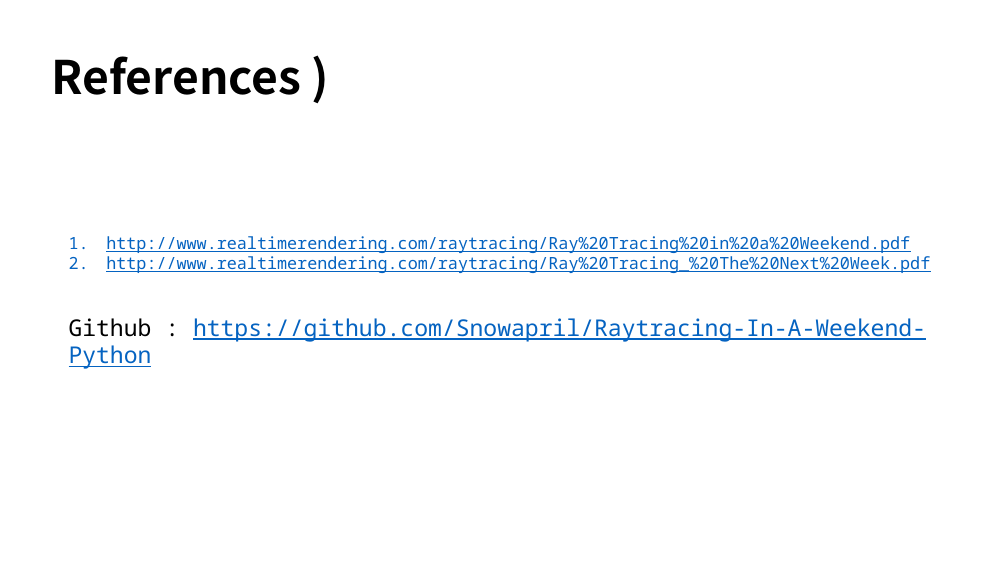
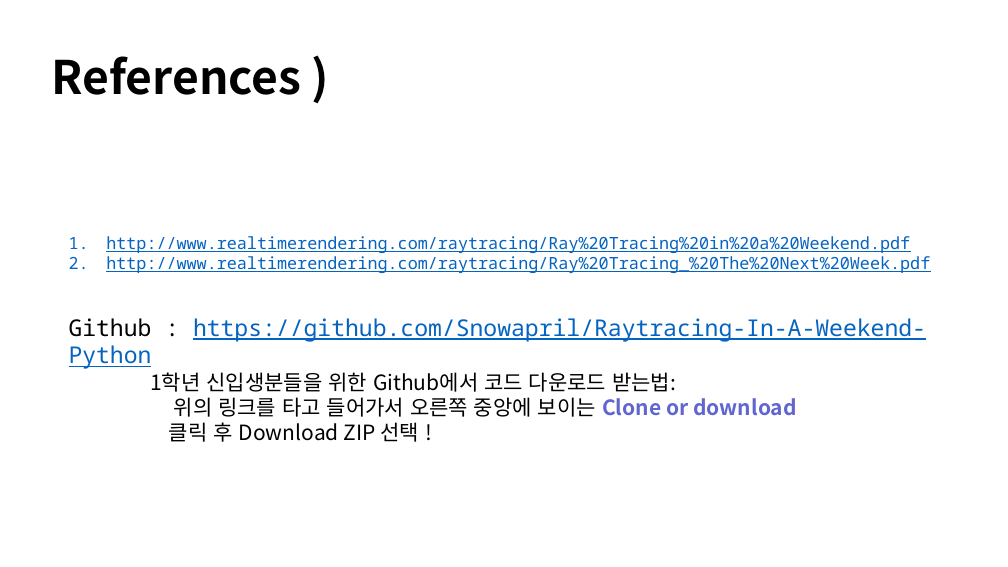
Before and after one commit to Snowapril/Raytracing-In-A-Weekend-Python, a slide deck: slide 35 of Presentation/RayTracing.pptx (slide 34 before the commit). Drawn at 1008x567 pixels with LibreOffice and Linux fonts; fonts in the diff are those of the drawing; background and template pictures are left out. Boxes give left, top, right and bottom in pixels: in the first picture for what was removed or moved away, otherwise in the second. Text is boxed around its words. In the diff, an @@ line names an element or a change of style, - is before the commit and + after.

```diff
--- a/Presentation/RayTracing.pptx
+++ b/Presentation/RayTracing.pptx
@@ text added at (150, 372, 797, 442), 20 pt, text #000000 @@
+1학년 신입생분들을 위한 Github에서 코드 다운로드 받는법:
+위의 링크를 타고 들어가서 오른쪽 중앙에 보이는 Clone or download
+클릭 후 Download ZIP 선택 !
```
Also in this commit, not shown: 9 other slides changed, 1 slide added.
